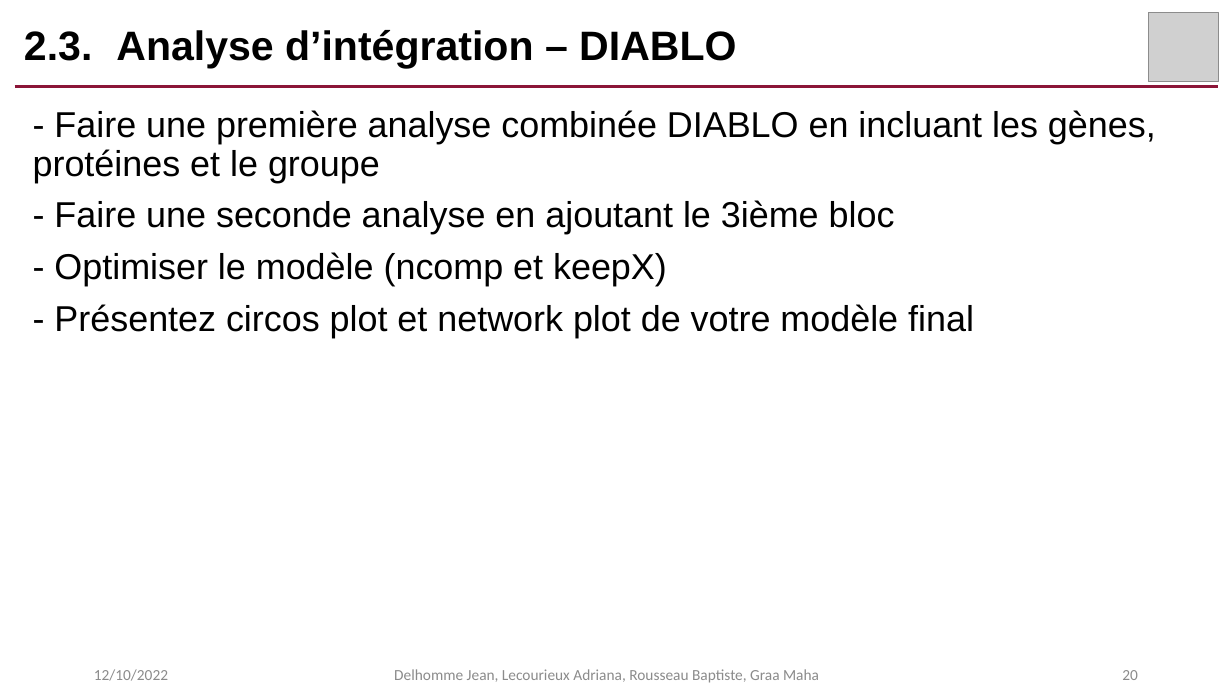
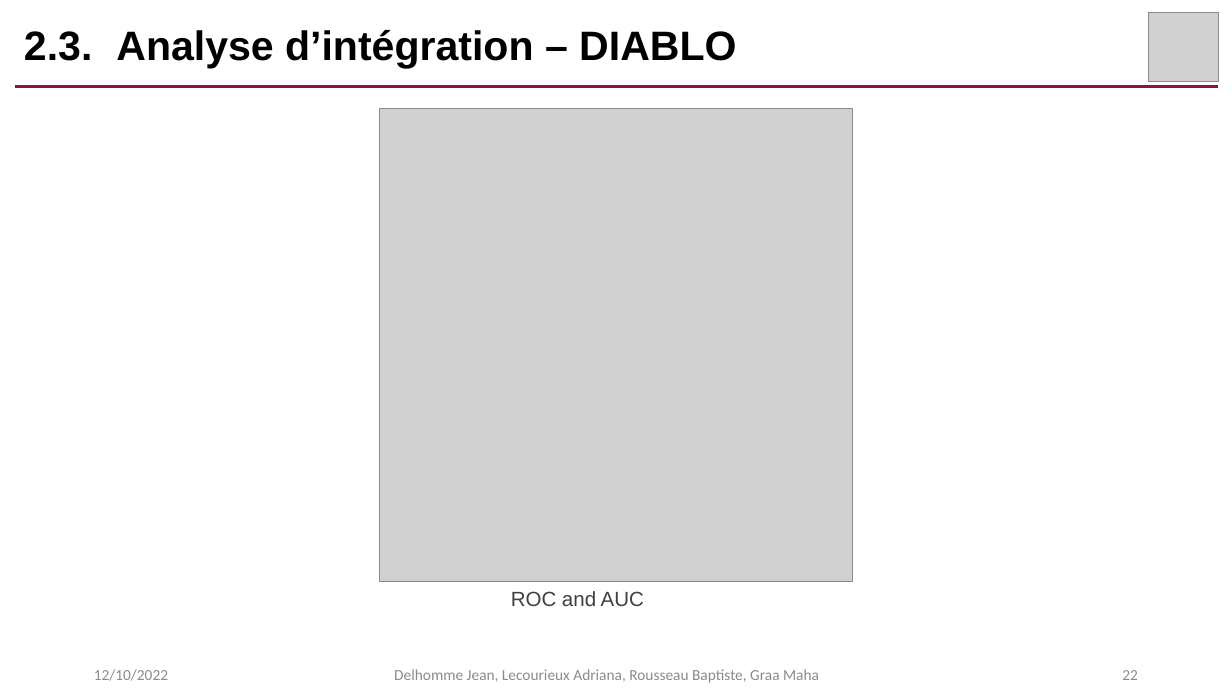
Before and after one commit to AdrianaLecourieux/multi_omics, a slide deck: slide 22 of presentation.pptx (slide 20 before the commit). Drawn at 1232x693 pixels with LibreOffice and Linux fonts; fonts in the diff are those of the drawing; grey boxes stand for pictures. Boxes give left, top, right and bottom in pixels: in the first picture for what was removed or moved away, otherwise in the second. Text is boxed around its words. In the diff, an @@ line names an element or a change of style, - is before the commit and + after.

```diff
--- a/presentation.pptx
+++ b/presentation.pptx
@@ text removed at bbox=[33, 110, 1156, 338] @@
-- Faire une première analyse combinée DIABLO en incluant les gènes, protéines et le groupe
-- Faire une seconde analyse en ajoutant le 3ième bloc
-- Optimiser le modèle (ncomp et keepX)
-- Présentez circos plot et network plot de votre modèle final
@@ picture added at bbox=[380, 109, 853, 582] @@
@@ text added at bbox=[511, 591, 644, 606], 16 pt, text #404040 @@
+ROC and AUC
@@ page number at bbox=[1122, 670, 1138, 680]: text changed @@
-20
+22
```
Also in this commit, not shown: 1 other slide changed, 4 slides added.
